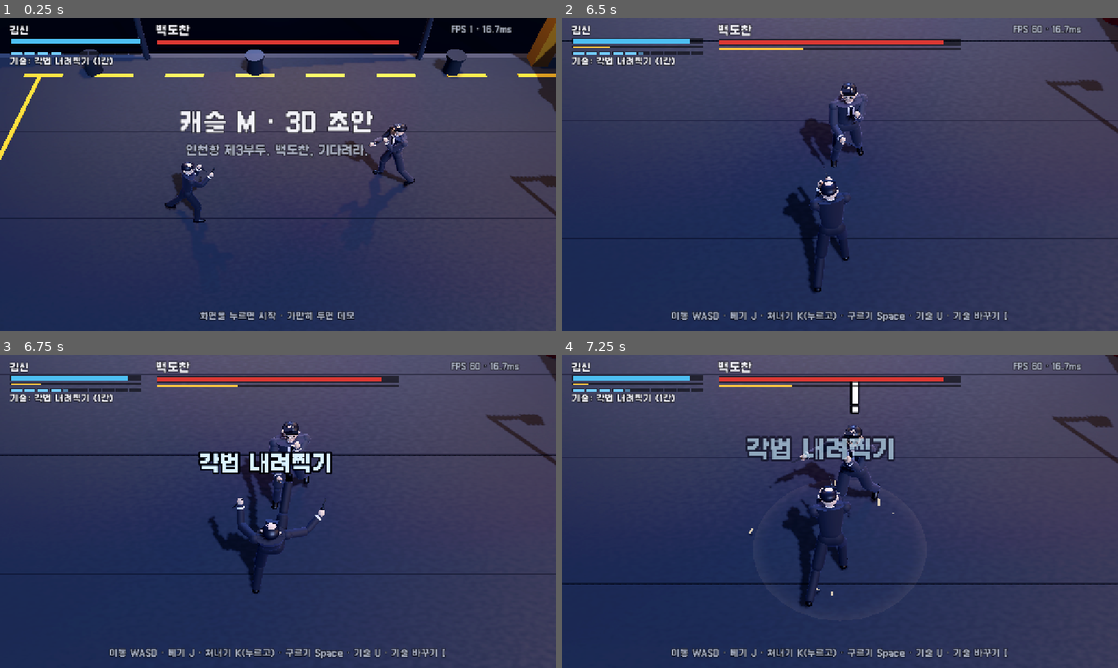
Above: before the commit, frames 1-4 (two rows, left to right).
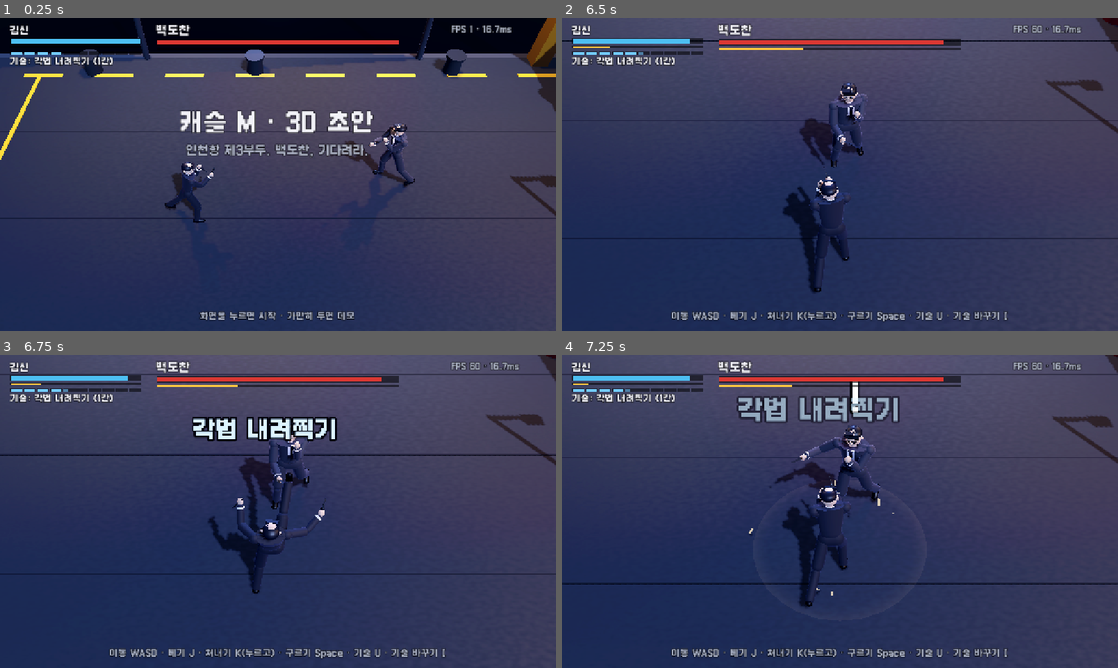
Above: after the commit, the same moments.

Repository: hipiboy7/castle_M3D
Game: Godot game, scene res://main.tscn
The game is run twice, just before and just after one commit, with the same random seed, the same clock (stepped at 60 frames per second) and the same inputs.
Inputs (mouse positions are in pixels of both pictures, inside the frame that each line leads up to):
- Up to frame 1 (0.25 s): no input
- Up to frame 2 (6.5 s): move the mouse to (962, 158) at 0.52 s; hold D (right) 0.53-1.25 s; tap J (attack) at 0.6, 2.3, 3.8, 5.3 s; click (962, 158) at 0.67 s; drag from (728, 190) to (812, 237) at 1.27 s; move the mouse to (895, 105) at 2.02 s; hold D (right) 2.03-2.75 s; hold K (parry) 2.03-2.75 s; drag from (812, 237) to (673, 127) at 2.77 s; move the mouse to (1006, 221) at 3.52 s; hold A (left) 3.53-4.25 s; tap Z at 3.6 s; tap U (skill) at 4.15 s; drag from (673, 127) to (756, 96) at 4.27 s; move the mouse to (867, 174) at 5.02 s; hold S (down) 5.03-5.75 s; tap L at 5.1 s; click (867, 174) at 5.17 s; drag from (756, 96) to (728, 190) at 5.77 s
- Up to frame 3 (6.75 s): move the mouse to (400, 495) at 6.52 s; hold W (up) from 6.53 s (still down); tap V at 6.6 s
- Up to frame 4 (7.25 s): keep holding W (up); tap J (attack) at 6.8 s

Frames 1-2 are identical in both runs. In frame 3, 3.0% of the frame differs, in the area x 34-61%, y 19-38%; in frame 4, 3.6%, in the area x 31-61%, y 13-34%.

Commit message:
run #11 확인: 삼연타 · 엇엇박 화면 스크린샷, 기절 · 기술 이름 · 반동 글자 겹침과 엇엇박 붉은 몸이 맞은 뒤에도 남던 것 고침
Co-Authored-By: Claude Opus 5.5 <noreply@anthropic.com>

Diff:
--- a/src/main.gd
+++ b/src/main.gd
@@ -288,7 +288,7 @@
 						cam.punch_zoom(0.9)
 			"skill":
 				var sk: Dictionary = e[2]
-				fx.pop(Vector3(e[1].pos.x, 2.5, e[1].pos.y), str(sk["name"]), Color(0.75, 0.9, 1.0), 48, 0.8)
+				fx.pop(Vector3(e[1].pos.x, 2.95, e[1].pos.y), str(sk["name"]), Color(0.75, 0.9, 1.0), 48, 0.8)     # 머리 위 기절 · 빈틈 글자(2.22)보다 위
 				_play("shine", -6.0, 1.0)
 			"no_gauge":
 				fx.pop(Vector3(e[1].pos.x, 2.35, e[1].pos.y), "게이지 부족", Color(0.75, 0.78, 0.85), 44, 0.7)
@@ -312,7 +312,7 @@
 				_play("guard", -2.0, 0.7)
 				cam.punch_zoom(0.9)
 			"self_cost":
-				fx.pop(Vector3(e[1].pos.x, 2.1, e[1].pos.y), "-%d" % roundi(float(e[2])), Color(1.0, 0.47, 0.43), 52, 0.9)
+				fx.pop(Vector3(e[1].pos.x, 1.5, e[1].pos.y) - cam.global_basis.x * 0.5, "-%d" % roundi(float(e[2])), Color(1.0, 0.47, 0.43), 52, 0.9)
 			"first_offbeat":
 				hud.message("백도찬", "재주를 좀 더 부려 보거라. 아가야.", 2.2)
 			"learn":
@@ -323,7 +323,7 @@
 			"pierce":
 				fx.pop(e[2] + Vector3(0, 0.45, 0), "가드 관통!", Color(1.0, 0.78, 0.47), 60, 0.9)
 			"stun":
-				fx.pop(e[2] + Vector3(0, 0.6, 0), "기절!", Color(1.0, 0.9, 0.47), 72, 1.0)
+				fx.pop(e[2] + Vector3(0, -0.35, 0) + cam.global_basis.x * 0.6, "기절!", Color(1.0, 0.9, 0.47), 60, 1.0)   # 삼연타 번호 · 엇박 % 와 겹치지 않게 옆 아래
 			"parry":
 				fx.parry(e[2])
 				_play("guard", 0.0, 1.15)
--- a/src/view/puppet3d.gd
+++ b/src/view/puppet3d.gd
@@ -599,7 +599,7 @@
 	var on: bool = f.flash > 0 and (f.flash / 2) % 2 == 0
 	var col := Color(0.12, 0.1, 0.09) if on else Color(0, 0, 0)
 	if f.state == "attack" and int(f.move["brake"]) > 0 and f.t >= int(f.move["brake"]) \
-			and f.t <= int(f.move["startup"]) + 2:
+			and f.t <= int(f.move["startup"]):              # 찌르는 순간 풀린다 (run #11: 맞은 뒤 멈춤 내내 붉었다)
 		var k := 0.6 + 0.4 * sin(time * 38.0)
 		col = Color(0.34 * k, 0.07 * k, 0.03 * k)       # 엇엇박 브레이크: 온몸이 붉게 달아오른다(부하)
 	for m in mats:
Binary file added: docs/screenshots/P1/run11_phone_00300_삼연타.png
Binary file added: docs/screenshots/P1/run11_phone_00900_엇엇박.png
Not shown, changed: docs/P1_테스트결과서_3D초안.md
